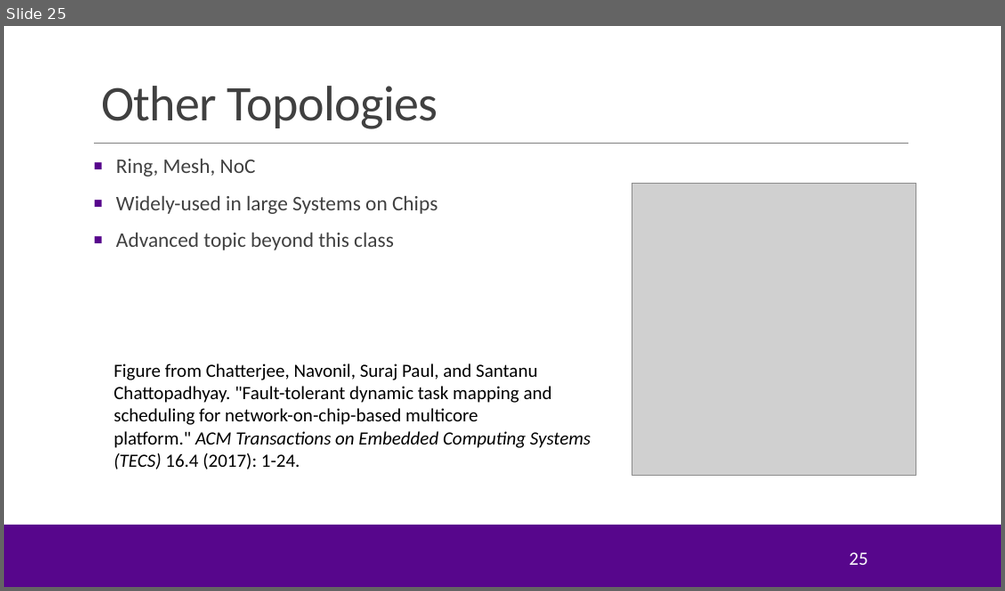
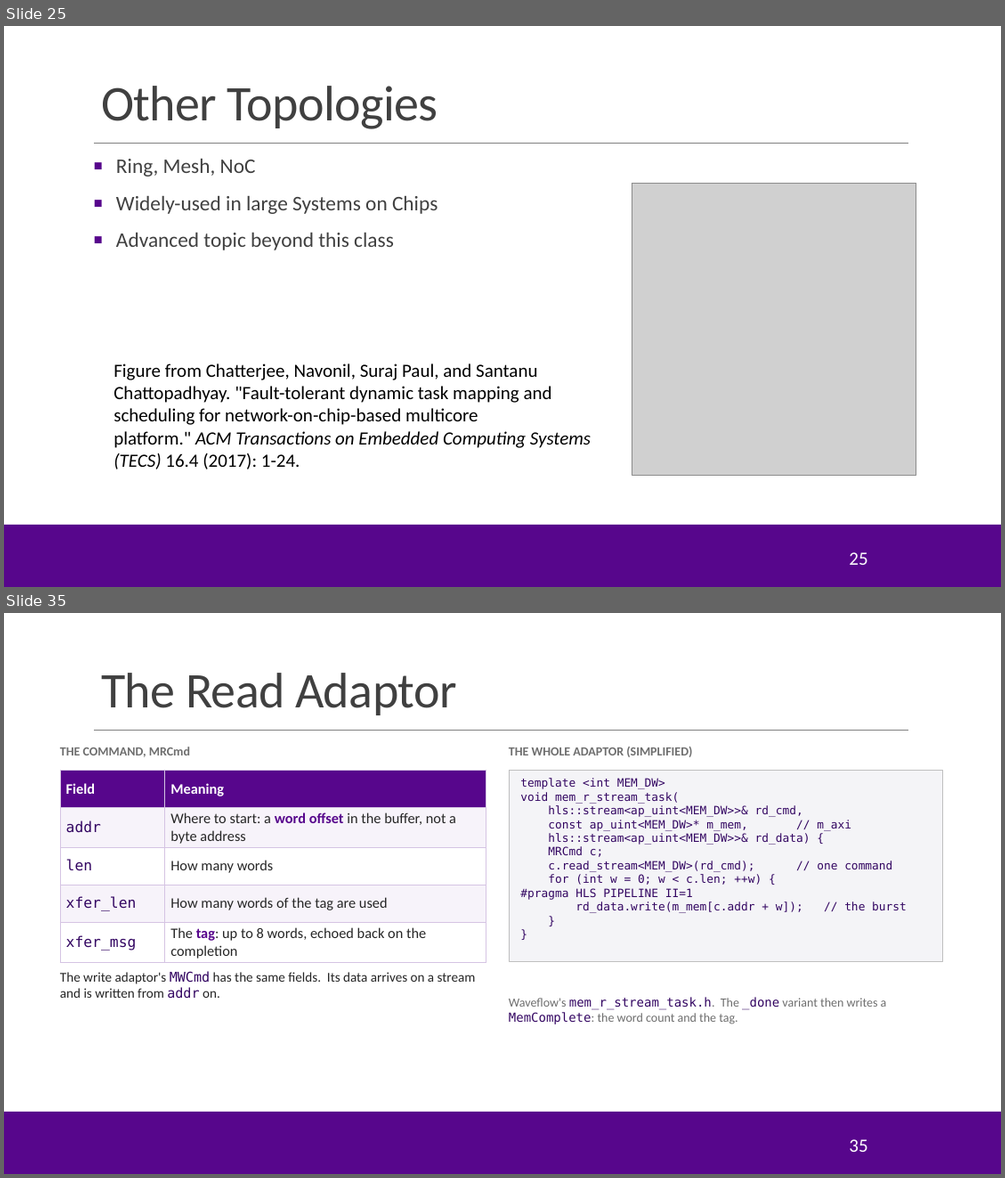
Before and after one commit to sdrangan/hwdesign, a slide deck: units/unit09_sharedmem/sharedmem.pptx. Shown one above the other, each under a label of ours: slide 25 before the commit, slides 25 and 35 after it; the slides between them are not shown. The pictures are 1005x591 and 1005x1178 pixels, drawn with LibreOffice and Linux fonts; fonts in the diff are those of the drawing; grey boxes stand for pictures; background and template pictures are left out. Boxes give left, top, right and bottom in pixels: in the first picture for what was removed or moved away, otherwise in the second. Text is boxed around its words. In the diff, an @@ line names an element or a change of style, - is before the commit and + after.

```diff
--- a/units/unit09_sharedmem/sharedmem.pptx
+++ b/units/unit09_sharedmem/sharedmem.pptx
@@ slide 35 added at <box>4,613,1001,1174</box>, background #FFFFFF; not listed: 3 template elements that a slide beside it also shows @@
@@ title added at <box>101,673,456,715</box>, 48 pt, text #404040 @@
+The Read Adaptor
@@ text added at <box>60,747,190,757</box>, 12 pt, text #6E6E6E, bold @@
+THE COMMAND, MRCmd
@@ table added at <box>60,770,486,962</box>, 5 rows, 2 columns @@
+Field | Meaning
+addr | Where to start: a word offset in the buffer, not a byte address
+len | How many words
+xfer_len | How many words of the tag are used
+xfer_msg | The tag: up to 8 words, echoed back on the completion
@@ text added at <box>509,747,692,757</box>, 12 pt, text #6E6E6E, bold @@
+THE WHOLE ADAPTOR (SIMPLIFIED)
@@ rectangle added at <box>509,770,942,962</box>, fill #F4F4F7, outline #BFBFBF 0.75 pt, 11 pt, text #330662 @@
+template <int MEM_DW>
+void mem_r_stream_task(
+hls::stream<ap_uint<MEM_DW>>& rd_cmd,
+const ap_uint<MEM_DW>* m_mem, // m_axi
+hls::stream<ap_uint<MEM_DW>>& rd_data) {
+MRCmd c;
+c.read_stream<MEM_DW>(rd_cmd); // one command
+for (int w = 0; w < c.len; ++w) {
+#pragma HLS PIPELINE II=1
+rd_data.write(m_mem[c.addr + w]); // the burst
+}
+}
@@ text added at <box>60,971,476,998</box>, 13 pt, text #262626 @@
+The write adaptor's MWCmd has the same fields. Its data arrives on a stream and is written from addr on.
@@ text added at <box>509,997,887,1024</box>, 12 pt, text #6E6E6E @@
+Waveflow's mem_r_stream_task.h. The _done variant then writes a MemComplete: the word count and the tag.
@@ page number added at <box>849,1139,867,1151</box>, 18 pt, text #FFFFFF @@
+35
```
Also in this commit, not shown: 1 slide changed, 23 other slides added, 2 other files.
